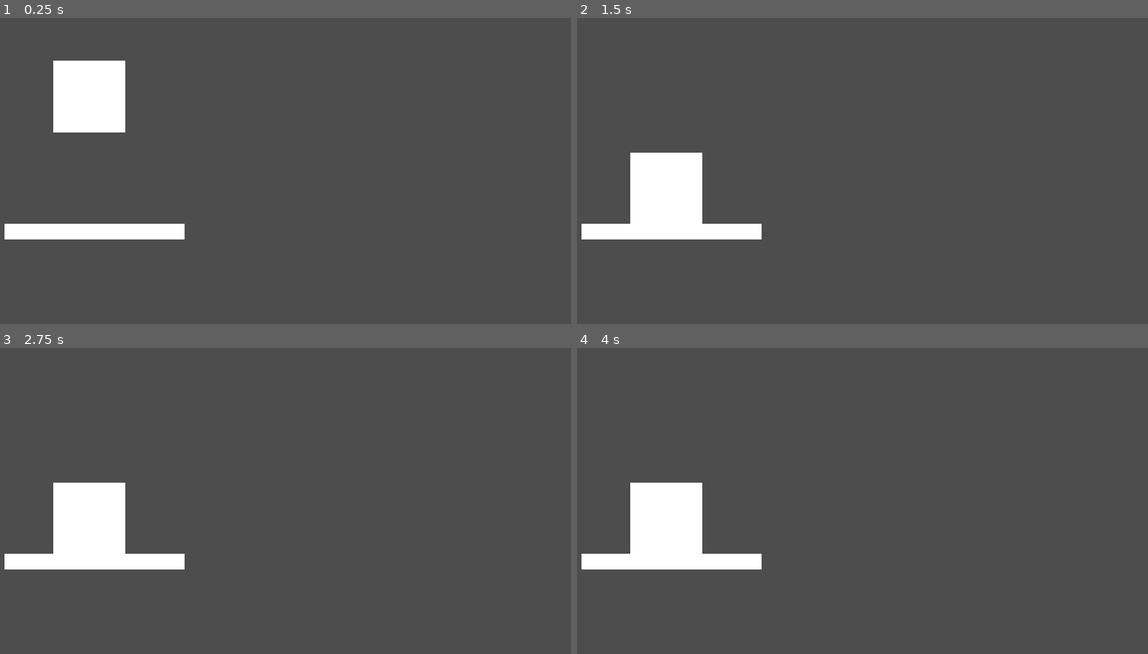
Above: before the commit, frames 1-4 (two rows, left to right).
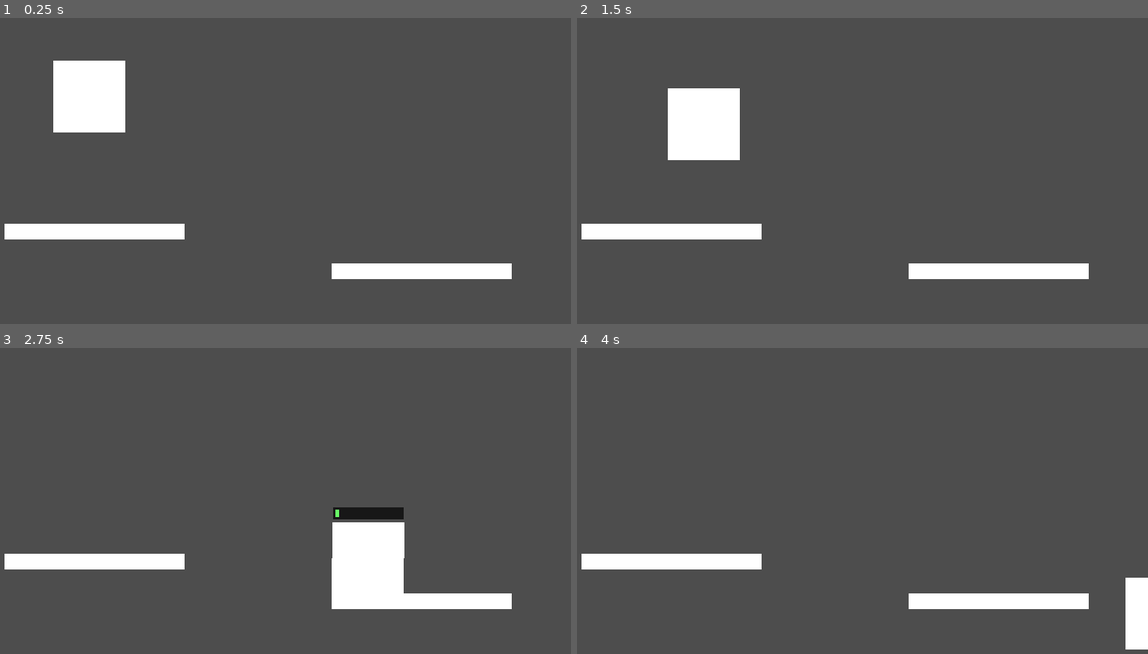
Above: after the commit, the same moments.

Repository: VIxeny/Cloud
Game: Godot game, scene res://scenes/test_player.tscn
Two runs of this game, one before a commit and one after it. Both use one fixed random seed, a clock stepped at 60 frames per second and the inputs below.
Inputs:
- Up to frame 1 (0.25 s): no input
- Up to frame 2 (1.5 s): hold Space (jump, bound only after the commit) 0.53-1.28 s; tap Space (jump, bound only after the commit) at 1.35 s
- Up to frame 3 (2.75 s): tap Space (jump, bound only after the commit) at 1.52, 1.82 s; hold Space (jump, bound only after the commit) from 2.03 s (still down)
- Up to frame 4 (4 s): release Space (jump, bound only after the commit) at 2.78 s; tap Space (jump, bound only after the commit) at 2.85, 3.02, 3.32 s; hold Space (jump, bound only after the commit) from 3.53 s (still down)

The runs differ from the first frame. In frame 1, 1.6% of the frame differs, in the area x 58-90%, y 80-86%; in frame 2, 7.2%; in frame 3, 8.0%, in the area x 9-90%, y 44-86%; in frame 4, 5.5%.

Commit message:
Игрок

Diff:
--- a/project.godot
+++ b/project.godot
@@ -19,3 +19,11 @@
 
 window/size/viewport_width=800
 window/size/viewport_height=600
+
+[input]
+
+jump={
+"deadzone": 0.2,
+"events": [Object(InputEventKey,"resource_local_to_scene":false,"resource_name":"","device":-1,"window_id":0,"alt_pressed":false,"shift_pressed":false,"ctrl_pressed":false,"meta_pressed":false,"pressed":false,"keycode":0,"physical_keycode":32,"key_label":0,"unicode":32,"location":0,"echo":false,"script":null)
+]
+}
--- a/scenes/player.tscn
+++ b/scenes/player.tscn
@@ -1,6 +1,7 @@
-[gd_scene load_steps=4 format=3 uid="uid://b4y4bfkgjqr3d"]
+[gd_scene load_steps=5 format=3 uid="uid://b4y4bfkgjqr3d"]
 
 [ext_resource type="Texture2D" uid="uid://bpflb4we4ss4b" path="res://assets/Square.png" id="1_3vyb7"]
+[ext_resource type="Script" uid="uid://bkrcr05rirkm6" path="res://scripts/player.gd" id="1_g2els"]
 
 [sub_resource type="RectangleShape2D" id="RectangleShape2D_u8vuu"]
 size = Vector2(96, 96)
@@ -9,6 +10,7 @@
 size = Vector2(96, 1)
 
 [node name="player" type="RigidBody2D"]
+script = ExtResource("1_g2els")
 
 [node name="Sprite2D" type="Sprite2D" parent="."]
 scale = Vector2(0.24, 0.24)
@@ -18,9 +20,32 @@
 position = Vector2(1.90735e-06, -1.90735e-06)
 shape = SubResource("RectangleShape2D_u8vuu")
 
-[node name="Area2D" type="Area2D" parent="."]
+[node name="GroundZone" type="Area2D" parent="."]
 position = Vector2(0, 50)
 
-[node name="CollisionShape2D" type="CollisionShape2D" parent="Area2D"]
-position = Vector2(0, -1.5)
+[node name="CollisionShape2D" type="CollisionShape2D" parent="GroundZone"]
+position = Vector2(0, -1)
 shape = SubResource("RectangleShape2D_3vyb7")
+
+[node name="bar" type="Node2D" parent="."]
+visible = false
+position = Vector2(0, -60)
+
+[node name="backgroudBar" type="Sprite2D" parent="bar"]
+modulate = Color(0.0923971, 0.0923971, 0.0923971, 1)
+position = Vector2(0, -5.96046e-08)
+scale = Vector2(0.235, 0.04)
+texture = ExtResource("1_3vyb7")
+
+[node name="foreBar" type="Node2D" parent="bar"]
+position = Vector2(-44, 0)
+scale = Vector2(1e-05, 1)
+
+[node name="Sprite2D" type="Sprite2D" parent="bar/foreBar"]
+modulate = Color(0.41, 1, 0.4, 1)
+position = Vector2(44, 0)
+scale = Vector2(0.22, 0.025)
+texture = ExtResource("1_3vyb7")
+
+[connection signal="body_entered" from="GroundZone" to="." method="_on_ground_zone_body_entered"]
+[connection signal="body_exited" from="GroundZone" to="." method="_on_ground_zone_body_exited"]
--- a/scenes/test_player.tscn
+++ b/scenes/test_player.tscn
@@ -1,7 +1,12 @@
-[gd_scene load_steps=4 format=3 uid="uid://dyesohdtv4cxu"]
+[gd_scene load_steps=5 format=3 uid="uid://dyesohdtv4cxu"]
 
 [ext_resource type="PackedScene" uid="uid://b4y4bfkgjqr3d" path="res://scenes/player.tscn" id="1_e7mys"]
 [ext_resource type="Texture2D" uid="uid://bpflb4we4ss4b" path="res://assets/Square.png" id="2_0ax77"]
+
+[sub_resource type="Curve" id="Curve_0ax77"]
+_limits = [1000.0, 2000.0, 0.0, 10.0]
+_data = [Vector2(0, 500), 0.0, 150.0, 0, 1, Vector2(2, 800), 150.0, 0.0, 1, 0]
+point_count = 2
 
 [sub_resource type="RectangleShape2D" id="RectangleShape2D_e7mys"]
 size = Vector2(239, 20)
@@ -10,6 +15,7 @@
 
 [node name="player" parent="." instance=ExtResource("1_e7mys")]
 position = Vector2(158, 147)
+power = SubResource("Curve_0ax77")
 
 [node name="StaticBody2D" type="StaticBody2D" parent="."]
 position = Vector2(165, 356)
@@ -21,3 +27,14 @@
 position = Vector2(5.24521e-06, -0.500008)
 scale = Vector2(0.6, 0.0525)
 texture = ExtResource("2_0ax77")
+
+[node name="StaticBody2D2" type="StaticBody2D" parent="."]
+position = Vector2(601, 409)
+
+[node name="CollisionShape2D" type="CollisionShape2D" parent="StaticBody2D2"]
+shape = SubResource("RectangleShape2D_e7mys")
+
+[node name="Sprite2D" type="Sprite2D" parent="StaticBody2D2"]
+position = Vector2(5.24521e-06, -0.500008)
+scale = Vector2(0.6, 0.0525)
+texture = ExtResource("2_0ax77")
--- a/scripts/player.gd
+++ b/scripts/player.gd
@@ -1,11 +1,55 @@
 extends RigidBody2D
 
+var debug = false
 
-# Called when the node enters the scene tree for the first time.
+var on_ground = false
+var preparing = false
+var direction = Vector2(0.5, -1)
+var time = 0
+var newJump = true
+
+@onready var bar = $bar
+
+@export var power: Curve
+
+func debug_function(text):
+	if debug:
+		print(text)
+
 func _ready() -> void:
-	pass # Replace with function body.
+	print(power.get_point_position(1).x)
+
+func _process(delta: float) -> void:
+	if Input.is_action_pressed("jump") and on_ground and newJump:
+		debug_function("jump")
+		preparing = true
+		time += delta
+		bar.visible = true
+		bar.get_node("foreBar").scale.x = time / power.get_point_position(1).x
+	elif preparing:
+		jump()
+
+	if time >= power.get_point_position(1).x:
+		jump()
+
+	if Input.is_action_just_released("jump"):
+		newJump = true
 
 
-# Called every frame. 'delta' is the elapsed time since the previous frame.
-func _process(delta: float) -> void:
-	pass
+
+func jump():
+	preparing = false
+	bar.visible = false
+	newJump = false
+	apply_impulse(direction * power.sample(time))
+	time = 0
+	print(direction * power.sample(time))
+
+func _on_ground_zone_body_entered(body: Node2D) -> void:
+	on_ground = true
+
+func _on_ground_zone_body_exited(body: Node2D) -> void:
+	on_ground = false
+	preparing = false
+	bar.visible = false
+	time = 0
